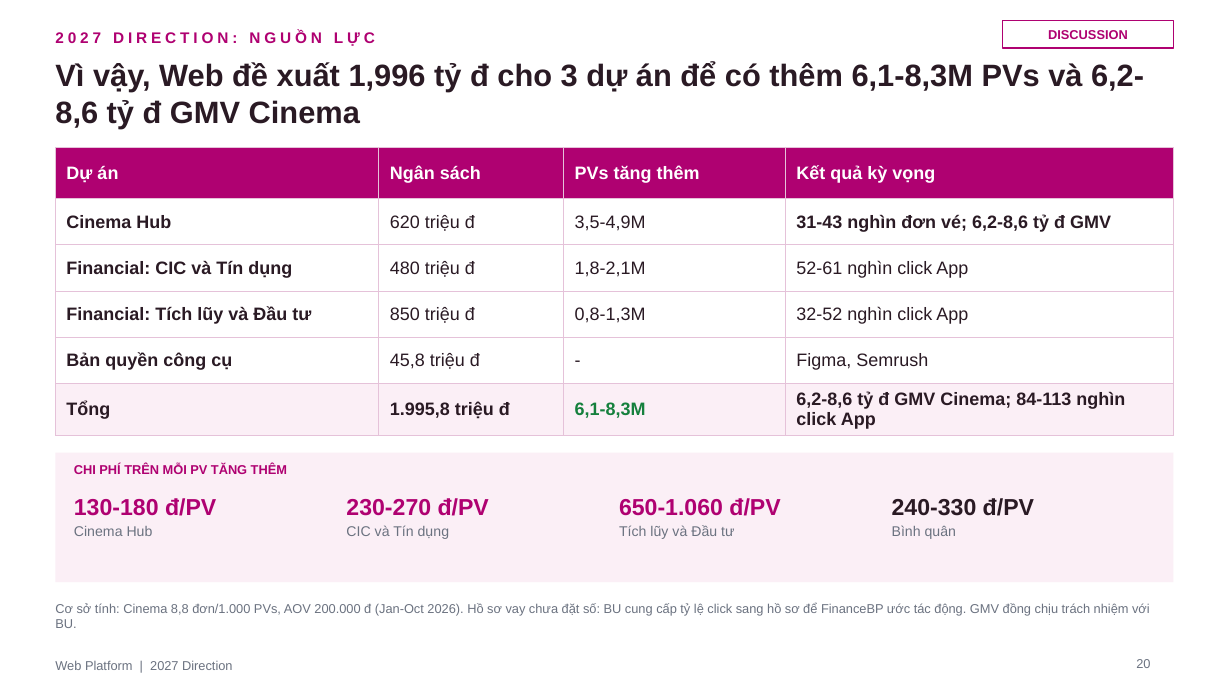
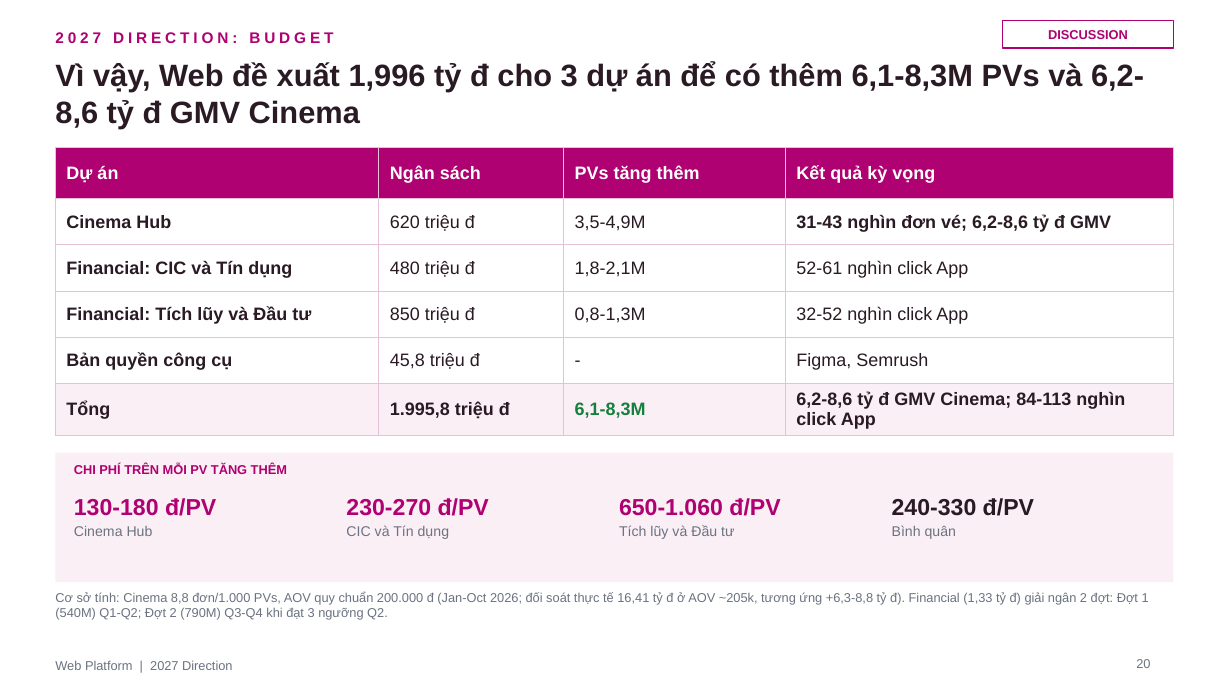
Before and after one commit to stormhoang/hienho-knowledgebase, a slide deck: slide 20 of 07_REPORTS/docs/strategy/2027 Direction - Web Platform (Framework).pptx. Drawn at 1232x693 pixels with LibreOffice and Linux fonts; fonts in the diff are those of the drawing. Boxes give left, top, right and bottom in pixels: in the first picture for what was removed or moved away, otherwise in the second. Text is boxed around its words. In the diff, an @@ line names an element or a change of style, - is before the commit and + after.

```diff
--- a/07_REPORTS/docs/strategy/2027 Direction - Web Platform (Framework).pptx
+++ b/07_REPORTS/docs/strategy/2027 Direction - Web Platform (Framework).pptx
@@ text at (x1=55, y1=32, x2=333, y2=43): text changed @@
-2027 DIRECTION: NGUỒN LỰC
+2027 DIRECTION: BUDGET
@@ text at (x1=55, y1=592, x2=1149, y2=620): text changed @@
-Cơ sở tính: Cinema 8,8 đơn/1.000 PVs, AOV 200.000 đ (Jan-Oct 2026). Hồ sơ vay chưa đặt số: BU cung cấp tỷ lệ click sang hồ sơ để FinanceBP ước tác động. GMV đồng chịu trách nhiệm với BU.
+Cơ sở tính: Cinema 8,8 đơn/1.000 PVs, AOV quy chuẩn 200.000 đ (Jan-Oct 2026; đối soát thực tế 16,41 tỷ đ ở AOV ~205k, tương ứng +6,3-8,8 tỷ đ). Financial (1,33 tỷ đ) giải ngân 2 đợt: Đợt 1 (540M) Q1-Q2; Đợt 2 (790M) Q3-Q4 khi đạt 3 ngưỡng Q2.
```
Also in this commit, not shown: 17 other slides changed.
